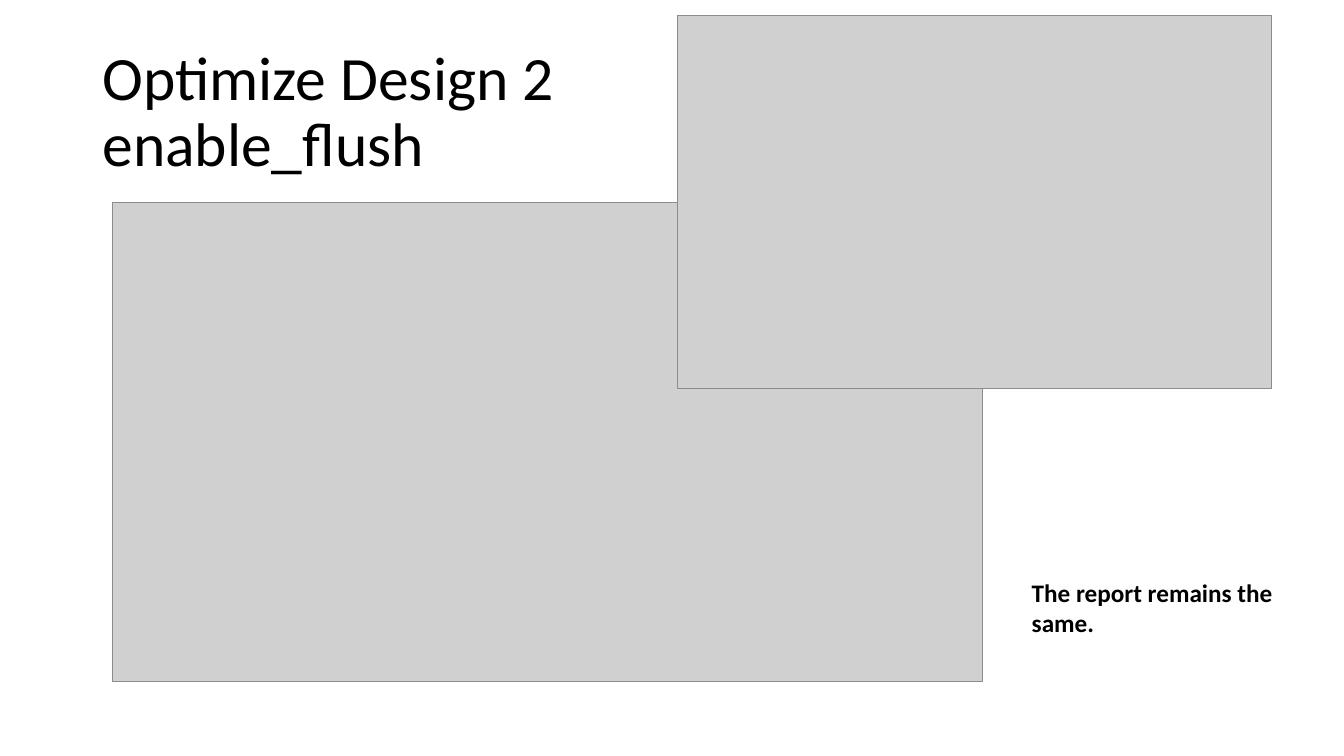
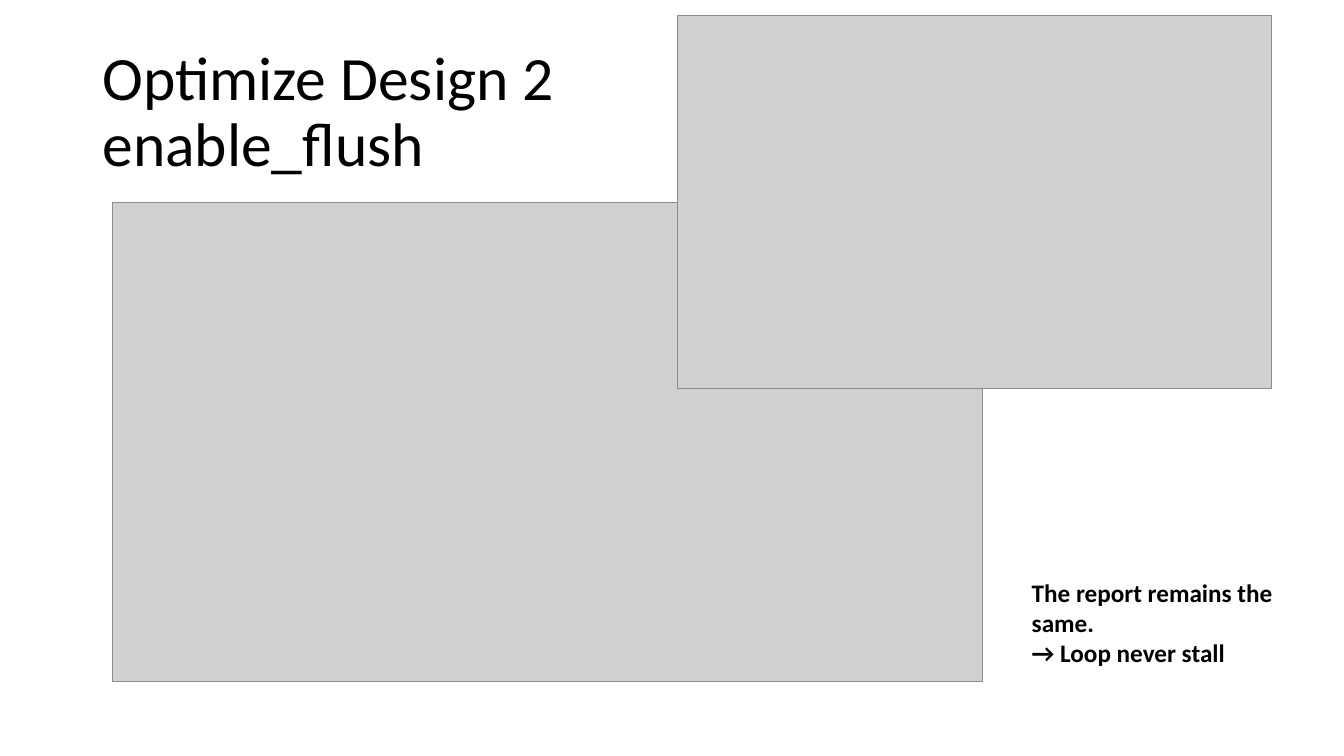
Before and after one commit to EvanLu0815/HLS, a slide deck: slide 14 of LABB_video_processing/110061562_presentation.pptx (slide 13 before the commit). Drawn at 1344x756 pixels with LibreOffice and Linux fonts; fonts in the diff are those of the drawing; grey boxes stand for pictures. Boxes give left, top, right and bottom in pixels: in the first picture for what was removed or moved away, otherwise in the second. Text is boxed around its words. In the diff, an @@ line names an element or a change of style, - is before the commit and + after.

```diff
--- a/LABB_video_processing/110061562_presentation.pptx
+++ b/LABB_video_processing/110061562_presentation.pptx
@@ text at [1060, 644, 1225, 666]: paragraph added @@
+→ Loop never stall
```
Also in this commit, not shown: 10 other slides changed, 2 slides added.
